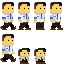
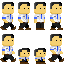
Two versions of the same layered image (64x64). Layer-by-layer changes:
renamed "Layer 4" to "Character", painted on it over (3, 14, 64, 62)
